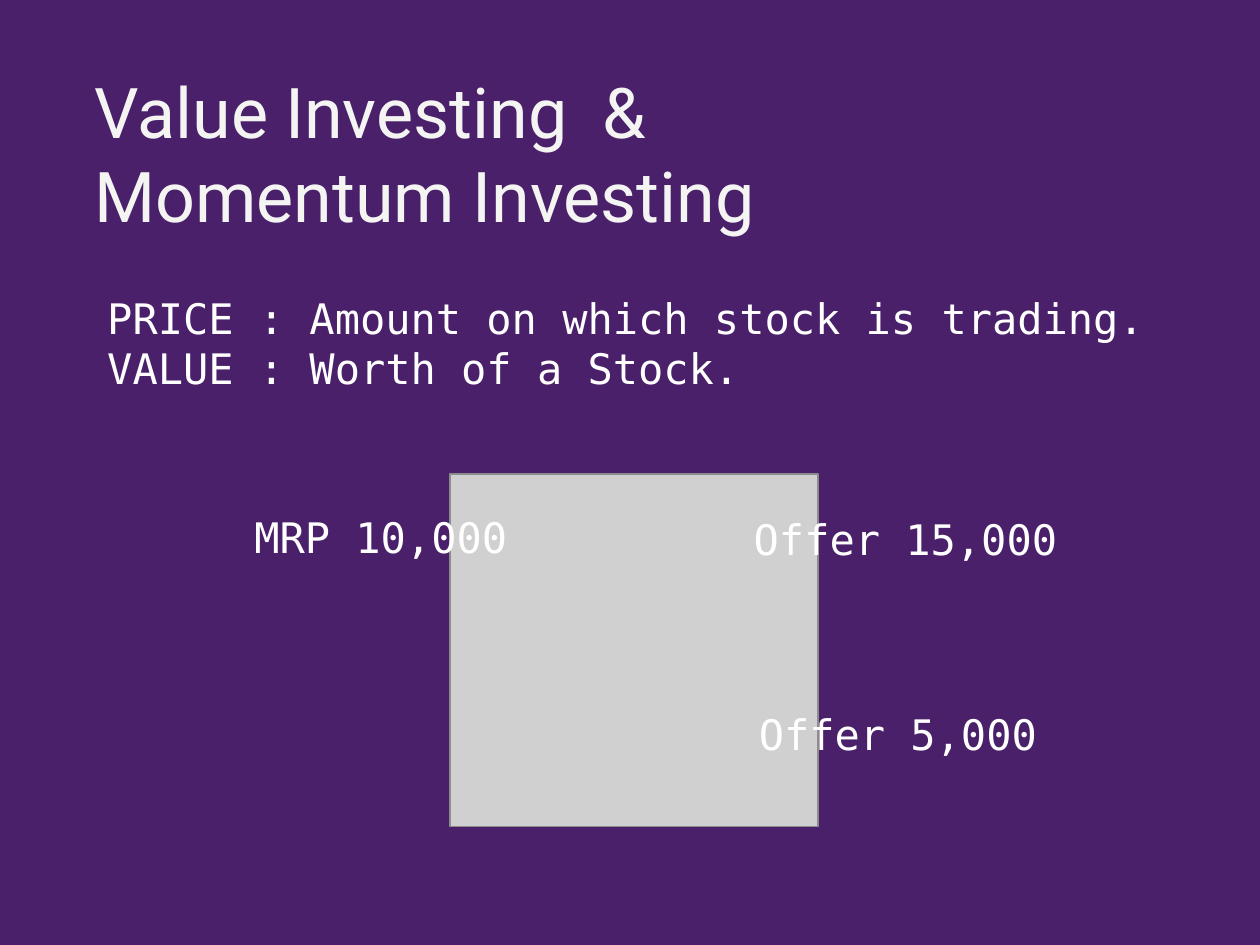
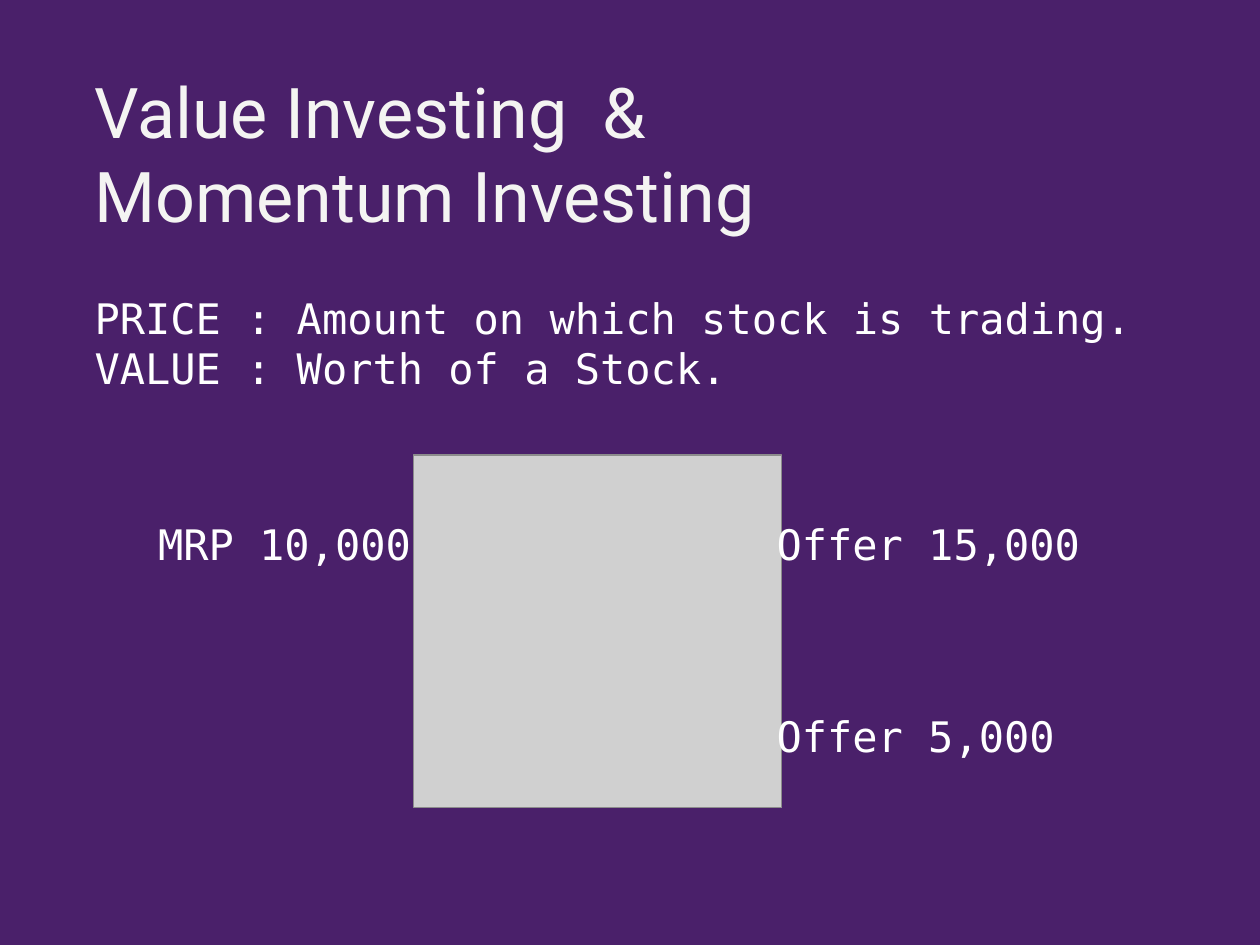
Before and after one commit to shoeb072022/SkeptiBullData, a slide deck: slide 2 of Introductory lecture/Investment Strategies.pptx. Drawn at 1260x945 pixels with LibreOffice and Linux fonts; fonts in the diff are those of the drawing; grey boxes stand for pictures. Boxes give left, top, right and bottom in pixels: in the first picture for what was removed or moved away, otherwise in the second. Text is boxed around its words. In the diff, an @@ line names an element or a change of style, - is before the commit and + after.

```diff
--- a/Introductory lecture/Investment Strategies.pptx
+++ b/Introductory lecture/Investment Strategies.pptx
@@ text "PRICE : Amount on which ...": place and size @@
-text "PRICE : Amount on which ..." at bbox=[107, 302, 1144, 385]
+text "PRICE : Amount on which ..." at bbox=[94, 302, 1131, 385]
@@ picture: place and size @@
-picture at bbox=[450, 474, 818, 827]
+picture at bbox=[413, 455, 781, 808]
@@ text "MRP 10,000" rewrapped from bbox=[254, 518, 507, 562] to bbox=[158, 529, 411, 566] @@
@@ text "Offer 15,000": place and size @@
-text "Offer 15,000" at bbox=[754, 520, 1057, 564]
+text "Offer 15,000" at bbox=[777, 525, 1080, 569]
@@ text "Offer 5,000": place and size @@
-text "Offer 5,000" at bbox=[759, 715, 1036, 759]
+text "Offer 5,000" at bbox=[777, 718, 1054, 762]
```
Also in this commit, not shown: 5 other slides changed, 1 other file.
